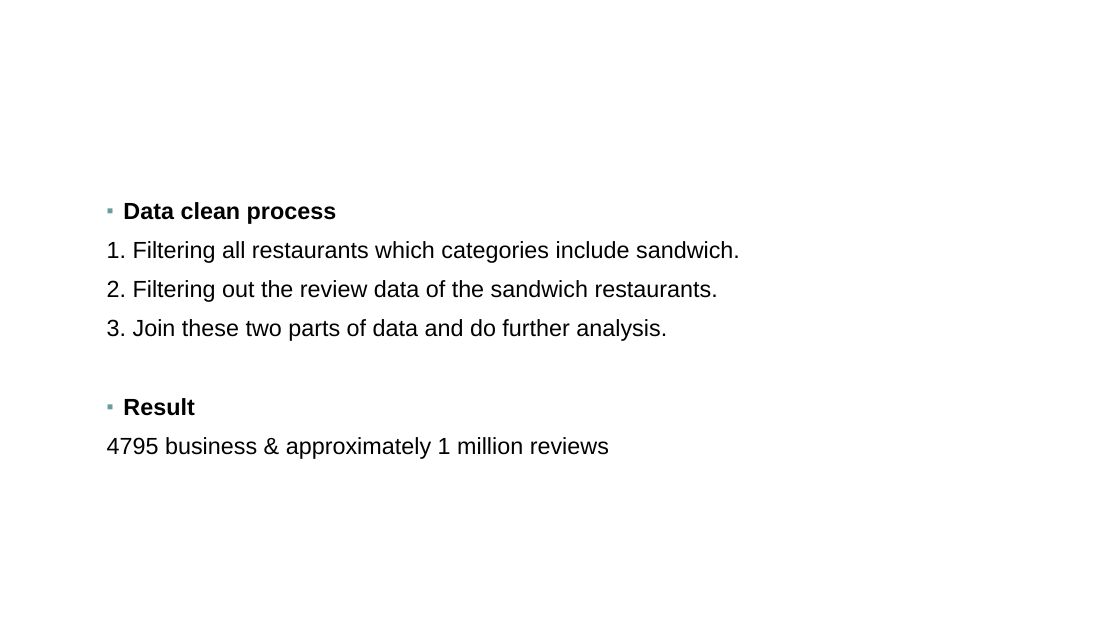
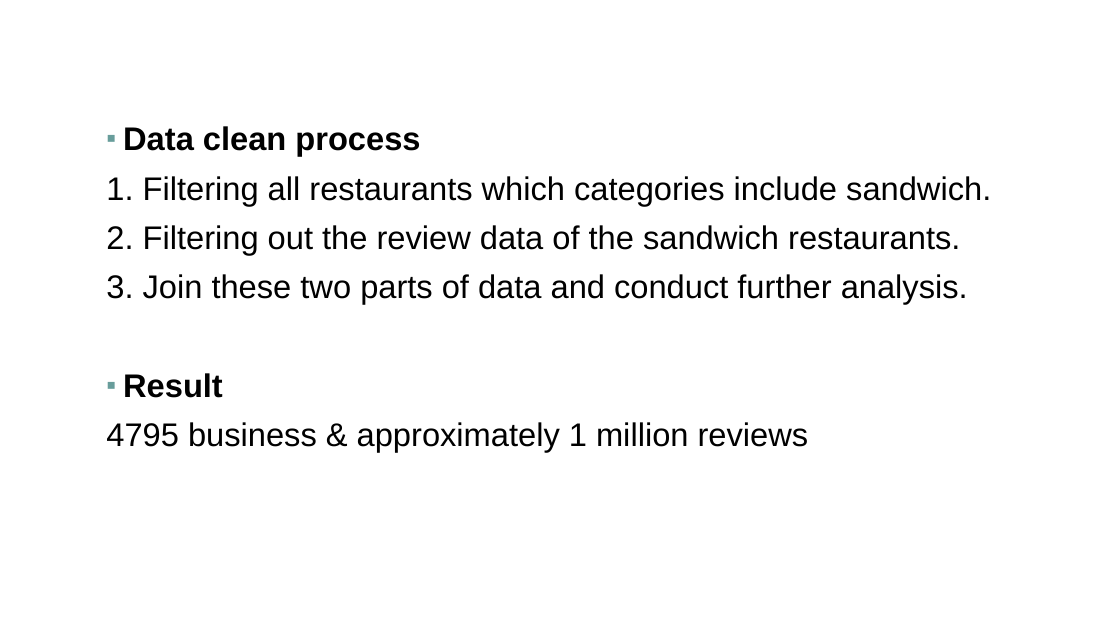
Before and after one commit to oxu2/YelpDataAnalysis, a slide deck: slide 3 of PresentationYelpDataAnalysis/presentationYelpAnalysis.pptx. Drawn at 1120x630 pixels with LibreOffice and Linux fonts; fonts in the diff are those of the drawing; background and template pictures are left out. Boxes give left, top, right and bottom in pixels: in the first picture for what was removed or moved away, otherwise in the second. Text is boxed around its words. In the diff, an @@ line names an element or a change of style, - is before the commit and + after.

```diff
--- a/PresentationYelpDataAnalysis/presentationYelpAnalysis.pptx
+++ b/PresentationYelpDataAnalysis/presentationYelpAnalysis.pptx
@@ text "Data clean process": place and size @@
-text "Data clean process" at (107,202,740,459)
+text "Data clean process" at (106,126,991,452)
@@ text at (106,126,991,452): size 20 to 28 pt in "Data clean process", "1. Filtering all restaurants which categories include ...", "2. Filtering out the review data of ...", "Result" and 1 more places @@
@@ text at (106,274,968,304): text changed; size 20 to 28 pt @@
-3. Join these two parts of data and do further analysis.
+3. Join these two parts of data and conduct further analysis.
```
Also in this commit, not shown: 10 other slides changed, 4 slides added, 2 other files.
